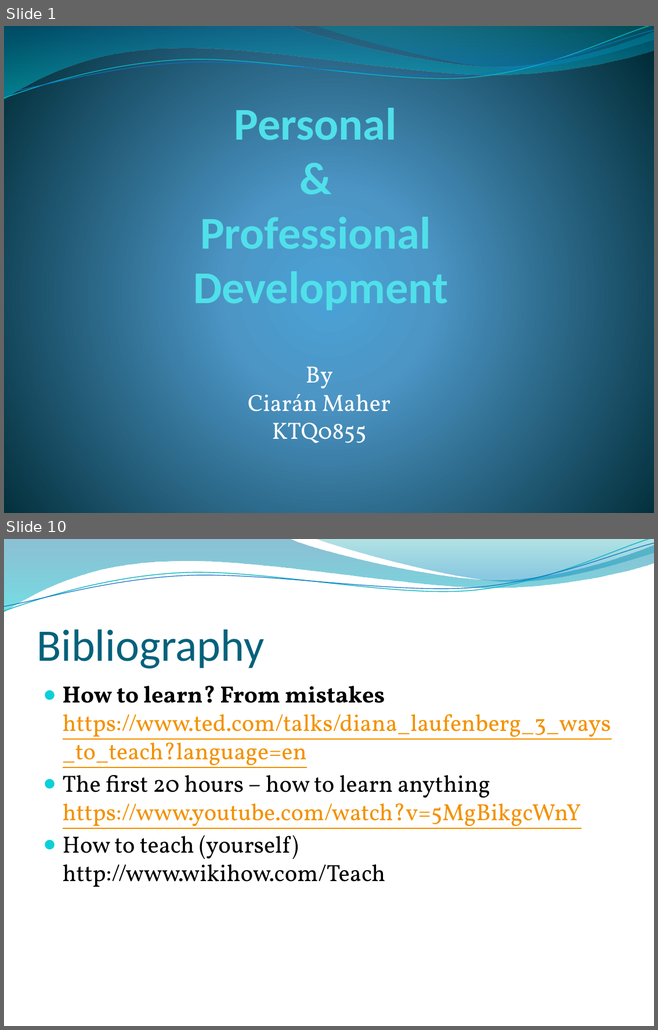
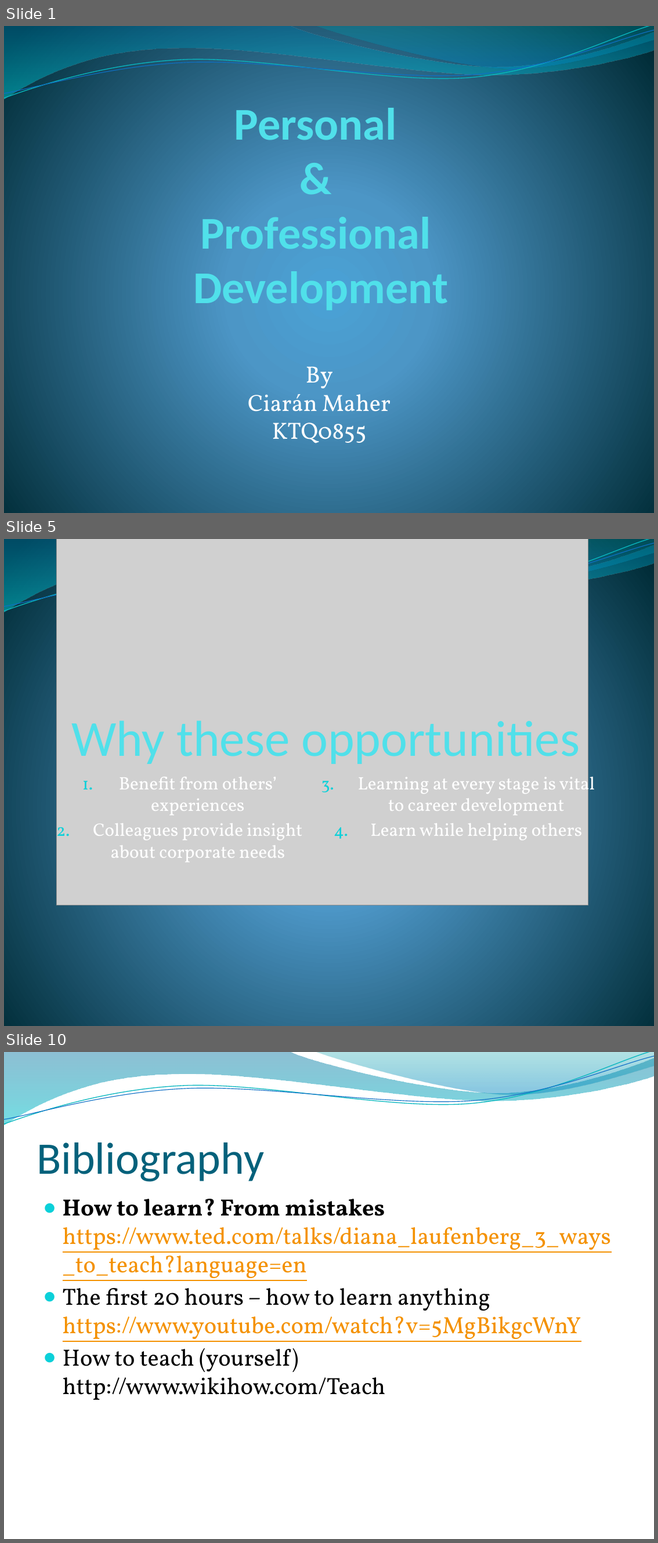
Before and after one commit to CrazeeIvan/ICT_P-PDev, a slide deck: Personal.pptx. Shown one above the other, each under a label of ours: slides 1 and 10 before the commit, slides 1, 5 and 10 after it; the slides between them are not shown. The pictures are 658x1030 and 658x1543 pixels, drawn with LibreOffice and Linux fonts; fonts in the diff are those of the drawing; grey boxes stand for pictures; background and template pictures are left out. Boxes give left, top, right and bottom in pixels: in the first picture for what was removed or moved away, otherwise in the second. Text is boxed around its words. In the diff, an @@ line names an element or a change of style, - is before the commit and + after.

```diff
--- a/Personal.pptx
+++ b/Personal.pptx
@@ slide 5 added at <box>4,539,654,1026</box>, background gradient #4AA0D6 to #4C98C7 to #002C38; not listed: 4 template elements that a slide beside it also shows @@
@@ picture added at <box>57,539,588,906</box> @@
@@ title added at <box>71,721,579,764</box>, 56 pt, text #51E0EA @@
+Why these opportunities
@@ subtitle added at <box>93,772,595,862</box>, 20 pt, text #FFFFFF @@
+1. Benefit from others’ experiences
+2. Colleagues provide insight about corporate needs
+3. Learning at every stage is vital to career development
+4. Learn while helping others
```
Also in this commit, not shown: 6 slides changed, 2 other slides added, 2 slides removed.
